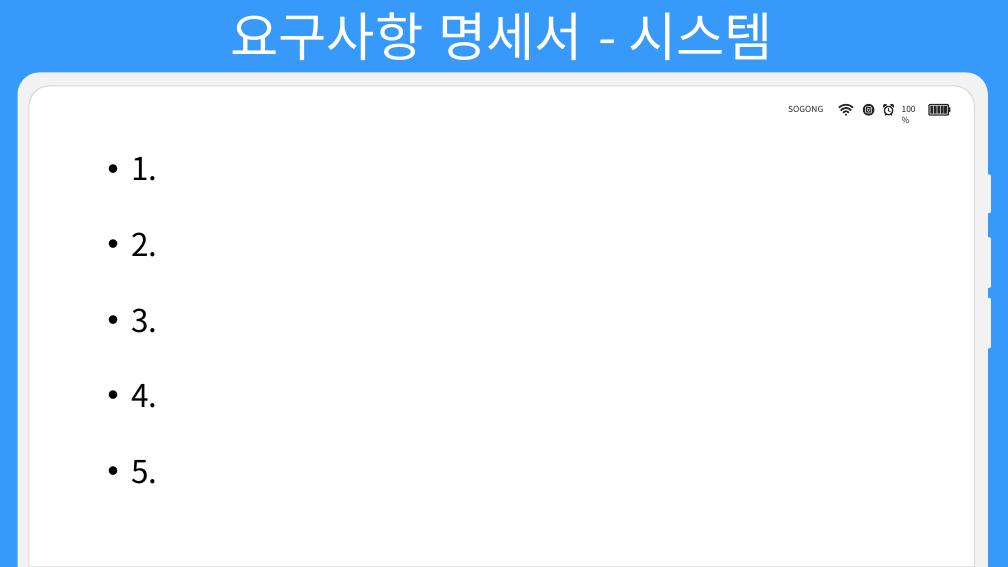
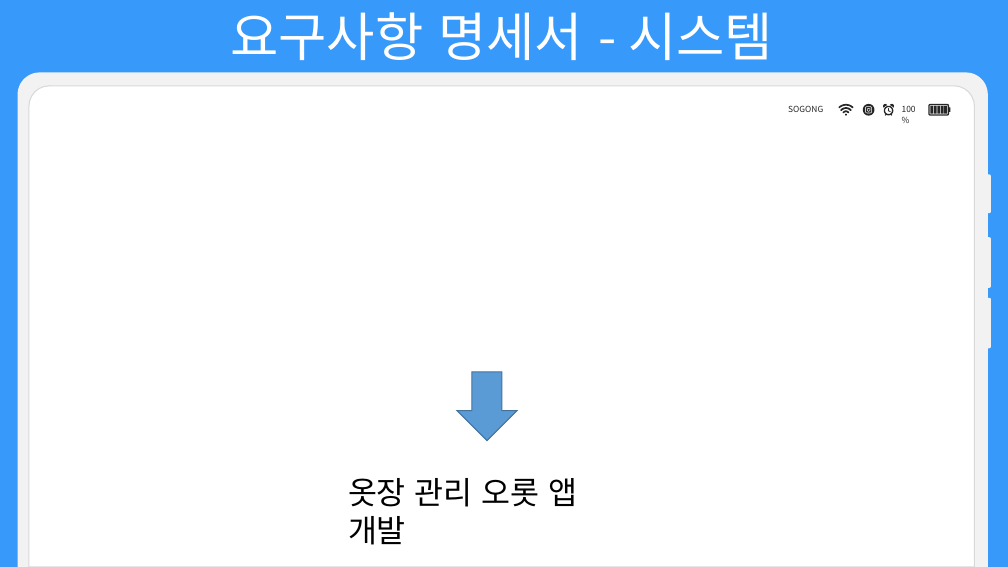
Before and after one commit to choign3123/SE_7, a slide deck: slide 13 of 발표/소프트웨어공학 발표.pptx (slide 14 before the commit). Drawn at 1008x567 pixels with LibreOffice and Linux fonts; fonts in the diff are those of the drawing. Boxes give left, top, right and bottom in pixels: in the first picture for what was removed or moved away, otherwise in the second. Text is boxed around its words. In the diff, an @@ line names an element or a change of style, - is before the commit and + after.

```diff
--- a/발표/소프트웨어공학 발표.pptx
+++ b/발표/소프트웨어공학 발표.pptx
@@ text removed at (x1=131, y1=157, x2=157, y2=484) @@
-• 1.
-• 2.
-• 3.
-• 4.
-• 5.
@@ down arrow added at (x1=457, y1=372, x2=516, y2=441), fill #5B9BD5, outline #43739E 1 pt @@
@@ text added at (x1=348, y1=478, x2=577, y2=545), 30 pt, text #000000 @@
+옷장 관리 오롯 앱 개발
```
Also in this commit, not shown: 18 other slides changed, 21 slides added, 1 other file.
